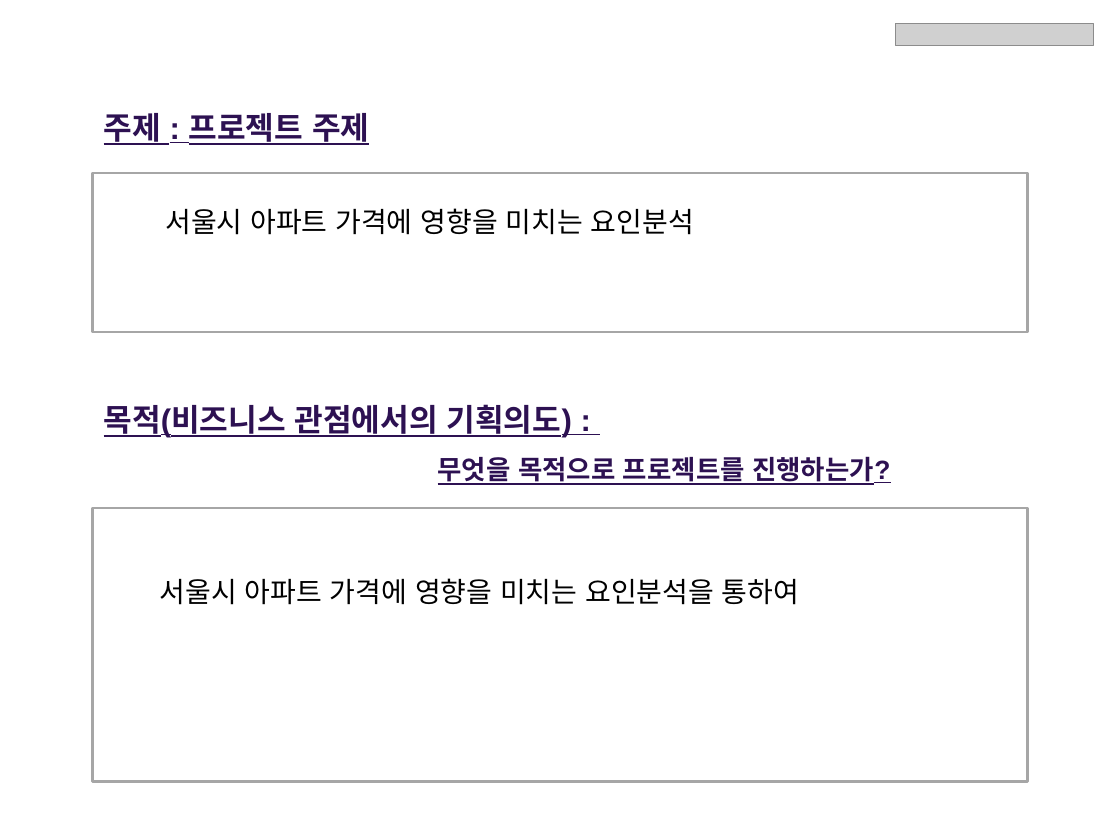
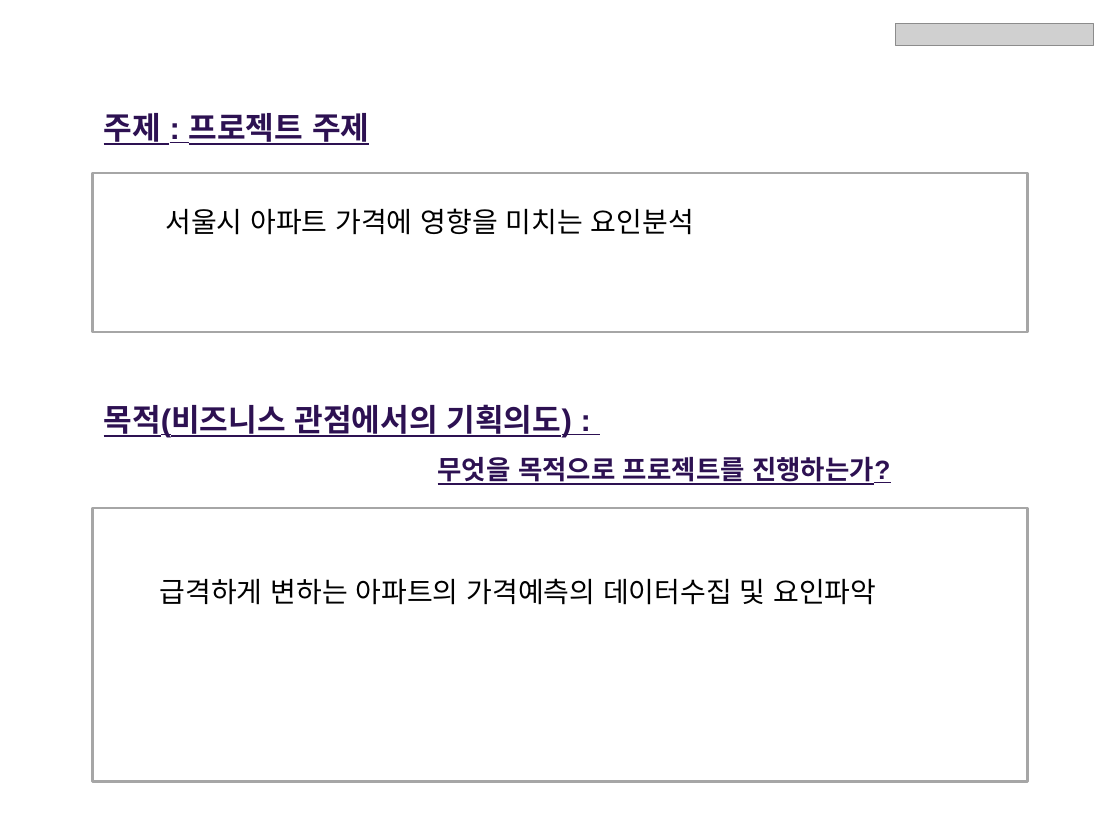
Before and after one commit to naleetwo/MidtermProject, a slide deck: slide 3 of PPT/중간프로젝트 기획안 _ (2팀)_20230402_SeokwonNa.pptx. Drawn at 1120x840 pixels with LibreOffice and Linux fonts; fonts in the diff are those of the drawing; grey boxes stand for pictures. Boxes give left, top, right and bottom in pixels: in the first picture for what was removed or moved away, otherwise in the second. Text is boxed around its words. In the diff, an @@ line names an element or a change of style, - is before the commit and + after.

Commit message:
PPT 계획서 20230407 업데이트 완료

```diff
--- a/PPT/중간프로젝트 기획안 _ (2팀)_20230402_SeokwonNa.pptx
+++ b/PPT/중간프로젝트 기획안 _ (2팀)_20230402_SeokwonNa.pptx
@@ text at (160, 578, 876, 605): text changed @@
-서울시 아파트 가격에 영향을 미치는 요인분석을 통하여
+급격하게 변하는 아파트의 가격예측의 데이터수집 및 요인파악
```
Also in this commit, not shown: 2 other slides changed, 2 slides removed.
